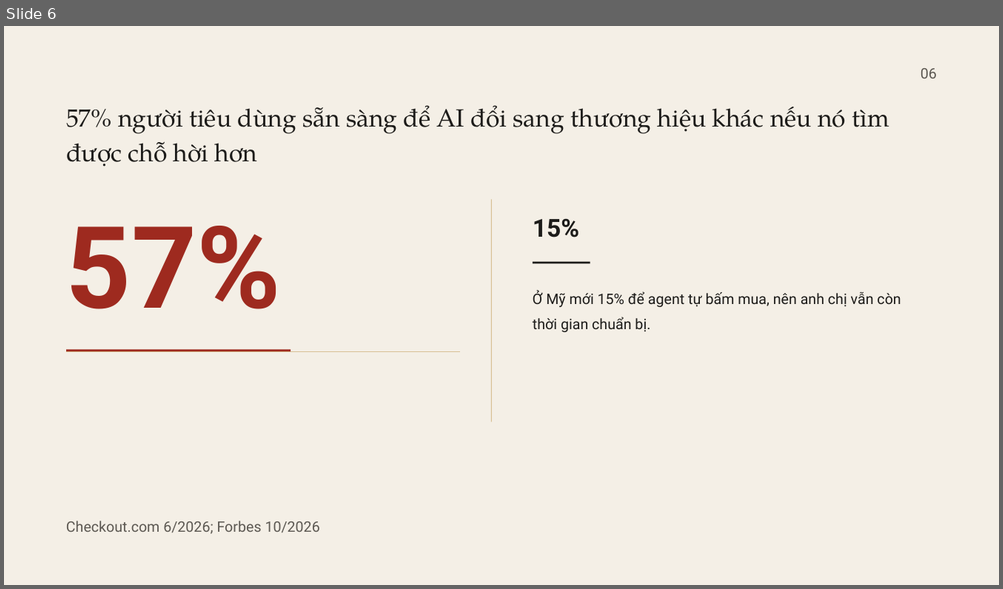
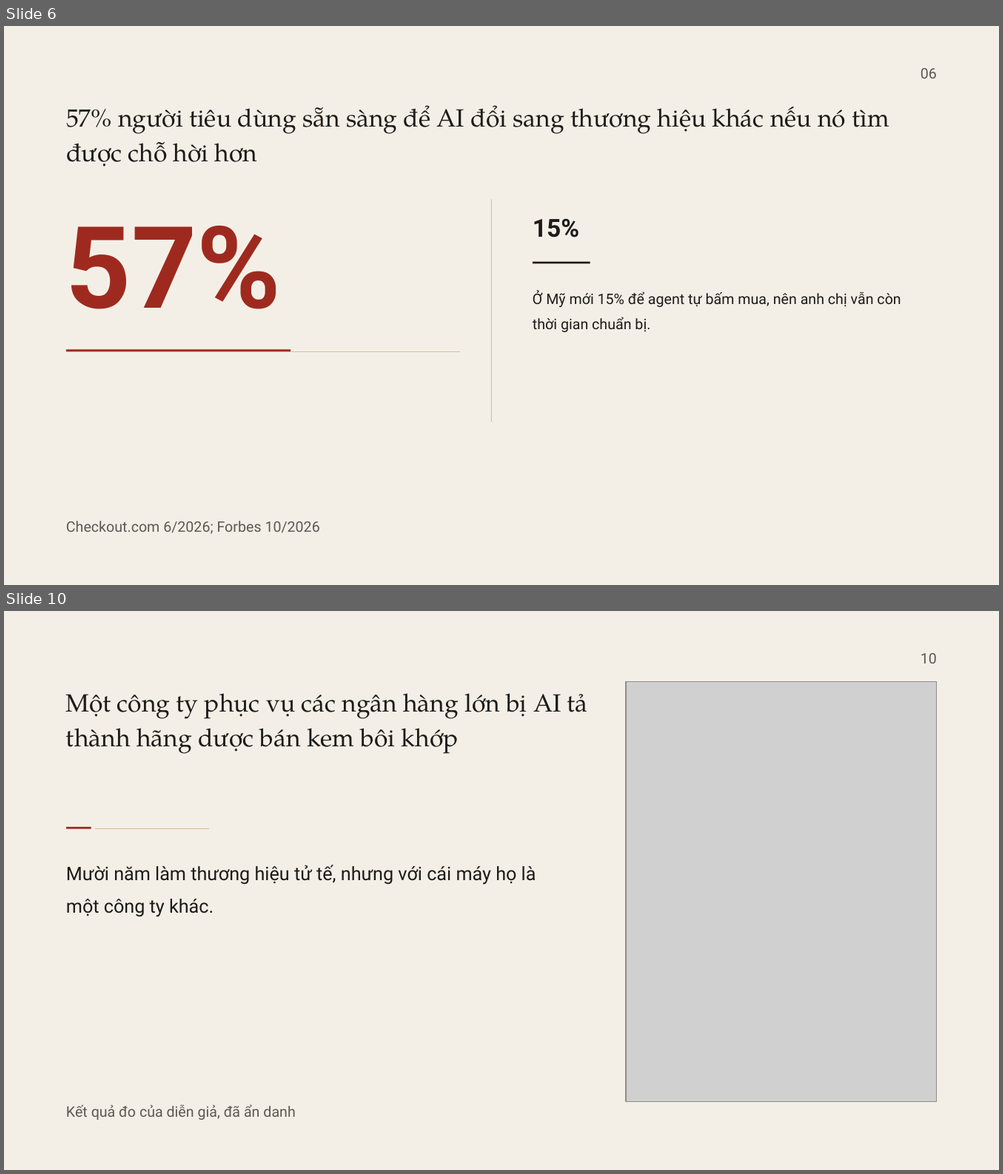
Before and after one commit to fyzdfyzd/linhx-engine, a slide deck: viec/lab130-slide-nhieu-vong/thiet-ke/v8/CSMO26_T21_v8.pptx. Shown one above the other, each under a label of ours: slide 6 before the commit, slides 6 and 10 after it; the slides between them are not shown. The pictures are 1003x589 and 1003x1174 pixels, drawn with LibreOffice and Linux fonts; fonts in the diff are those of the drawing; grey boxes stand for pictures. Boxes give left, top, right and bottom in pixels: in the first picture for what was removed or moved away, otherwise in the second. Text is boxed around its words. In the diff, an @@ line names an element or a change of style, - is before the commit and + after.

Commit message:
LAB130 v8: dựng đợt 2 (slide 7-12)

```diff
--- a/viec/lab130-slide-nhieu-vong/thiet-ke/v8/CSMO26_T21_v8.pptx
+++ b/viec/lab130-slide-nhieu-vong/thiet-ke/v8/CSMO26_T21_v8.pptx
@@ slide 10 added at (x1=4, y1=611, x2=999, y2=1170), background #F4EFE6 @@
@@ text added at (x1=920, y1=653, x2=936, y2=664), 14 pt, text #5C5852 @@
+10
@@ text added at (x1=66, y1=693, x2=588, y2=754), 24 pt, text #1C1B19 @@
+Một công ty phục vụ các ngân hàng lớn bị AI tả thành hãng dược bán kem bôi khớp
@@ picture added at (x1=626, y1=681, x2=936, y2=1102) @@
@@ rectangle added at (x1=66, y1=827, x2=91, y2=829), fill #9E2A1F @@
@@ rectangle added at (x1=95, y1=829, x2=209, y2=829), fill #C9A86A @@
@@ text added at (x1=66, y1=865, x2=536, y2=917), 18 pt, text #1C1B19 @@
+Mười năm làm thương hiệu tử tế, nhưng với cái máy họ là một công ty khác.
@@ text added at (x1=66, y1=1105, x2=295, y2=1120), 14 pt, text #5C5852 @@
+Kết quả đo của diễn giả, đã ẩn danh
```
Also in this commit, not shown: 5 other slides added, 19 other files.
